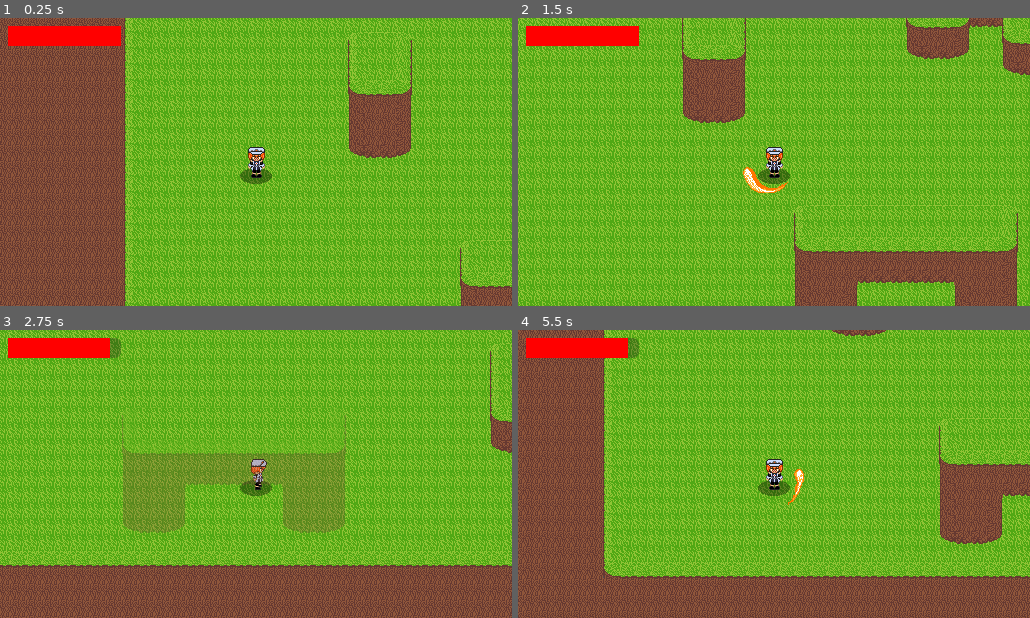
Above: before the commit, frames 1-4 (two rows, left to right).
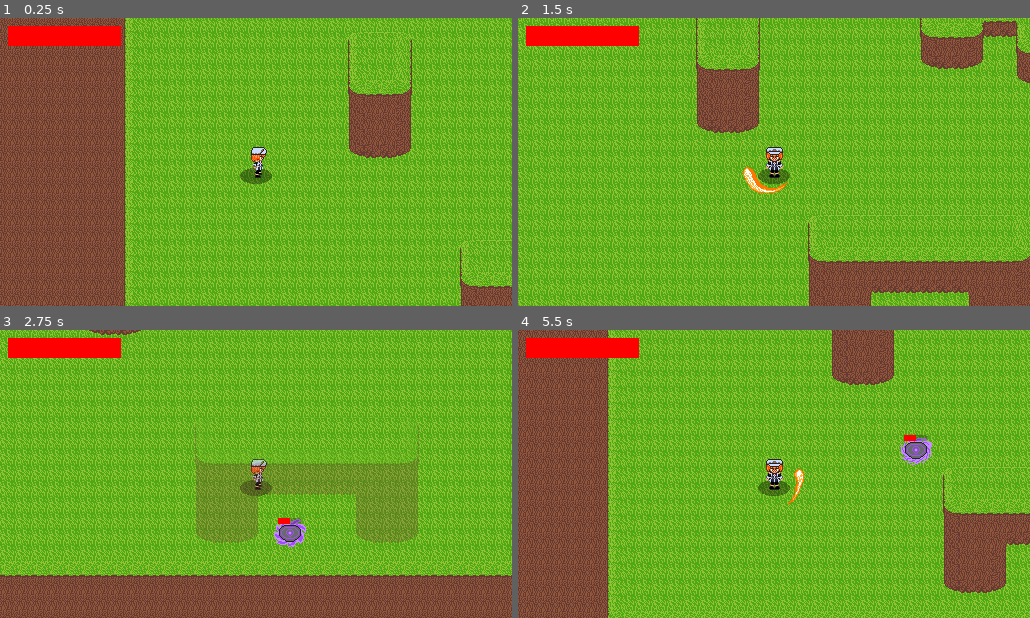
Above: after the commit, the same moments.

Repository: NiroJr/TheHerosFall
Game: Godot game, scene res://Scenes/main.tscn
The game is run twice, just before and just after one commit, with the same random seed, the same clock (stepped at 60 frames per second) and the same inputs.
Inputs (mouse positions are in pixels of both pictures, inside the frame that each line leads up to):
- Up to frame 1 (0.25 s): no input
- Up to frame 2 (1.5 s): tap Enter at 0.5 s; move the mouse to (886, 147) at 0.52 s; hold D (Right) 0.53-1.28 s; tap Q (Dash) at 0.6 s; click (886, 147) at 0.67 s; tap X (sword_swing) at 0.8, 1.35 s; move the mouse to (671, 176) at 1.27 s; hold S (Down) from 1.28 s (still down)
- Up to frame 3 (2.75 s): tap Q (Dash) at 1.55, 2.1 s; move the mouse to (307, 410) at 2.02 s; release S (Down) at 2.03 s; hold D (Right) from 2.03 s (still down); tap X (sword_swing) at 2.3 s
- Up to frame 4 (5.5 s): move the mouse to (748, 531) at 2.77 s; release D (Right) at 2.78 s; hold W (Up) 2.78-3.53 s; tap X (sword_swing) at 2.85, 3.8, 4.35, 5.3 s; click (748, 531) at 2.92 s; tap Q (Dash) at 3.05, 3.6, 4.55, 5.1 s; move the mouse to (927, 517) at 3.52 s; hold A (Left) 3.53-5.03 s; move the mouse to (620, 430) at 4.27 s; move the mouse to (799, 474) at 5.02 s; hold S (Down) from 5.03 s (still down); click (799, 474) at 5.17 s

The runs differ from the first frame. In frame 1, 0.2% of the frame differs, in the area x 48-53%, y 44-56%; in frame 2, 45%; in frame 3, 54%; in frame 4, 58%, in the area x 0-100%, y 0-100%.

Commit message:
Added walking animations, attack knockback, dash timer

Diff:
--- a/Scenes/player.tscn
+++ b/Scenes/player.tscn
@@ -3,21 +3,39 @@
 [ext_resource type="Script" uid="uid://cb1dss3l8ws0u" path="res://Scripts/player.gd" id="1_onrkg"]
 [ext_resource type="Texture2D" uid="uid://bx8ixurtkk4nc" path="res://Assets/MCSprites/characterSprites/IdleSprites/MainChar1.png" id="2_cvnsp"]
 [ext_resource type="Texture2D" uid="uid://clvcdejrp6f3l" path="res://Assets/MCSprites/characterSprites/IdleSprites/MainChar4.png" id="3_x3wgy"]
+[ext_resource type="Texture2D" uid="uid://bpu7nwo8dbowh" path="res://Assets/MCSprites/characterSprites/WalkingSprites/down/MainChar6.png" id="4_0gysh"]
 [ext_resource type="Texture2D" uid="uid://cr7ku3tt1t0hm" path="res://Assets/MCSprites/characterSprites/IdleSprites/MainChar5.png" id="4_3smsa"]
 [ext_resource type="Texture2D" uid="uid://dnhrommmhvo6b" path="res://Assets/MCSprites/characterSprites/IdleSprites/MainChar3.png" id="5_8erm5"]
+[ext_resource type="Texture2D" uid="uid://cr2cw1v1yvgaj" path="res://Assets/MCSprites/characterSprites/WalkingSprites/down/MainChar7.png" id="5_vfarp"]
 [ext_resource type="Texture2D" uid="uid://d2exdcu6qhdmu" path="res://Assets/MCSprites/characterSprites/IdleSprites/MainChar2.png" id="6_f1ek2"]
+[ext_resource type="Texture2D" uid="uid://c2rf5e1rp52vw" path="res://Assets/MCSprites/characterSprites/WalkingSprites/down/MainChar9.png" id="6_y6uwr"]
+[ext_resource type="Texture2D" uid="uid://c71r8pkw011rr" path="res://Assets/MCSprites/characterSprites/WalkingSprites/down/MainChar8.png" id="7_83xs0"]
 [ext_resource type="Texture2D" uid="uid://dvtsqyt8nnv1v" path="res://Assets/MCSprites/attackSprites/fireAttack1.png" id="7_fs7ks"]
 [ext_resource type="Texture2D" uid="uid://u8nksm1b80nx" path="res://Assets/MCSprites/attackSprites/fireAttack2.png" id="8_l6n3p"]
+[ext_resource type="Texture2D" uid="uid://meb2rbw7c4cy" path="res://Assets/MCSprites/characterSprites/WalkingSprites/down/MainChar11.png" id="8_ypfnu"]
 [ext_resource type="Texture2D" uid="uid://bpvmumcw7ubxj" path="res://Assets/MCSprites/attackSprites/fireAttack3.png" id="9_olqyp"]
+[ext_resource type="Texture2D" uid="uid://q7pbqymvgrbo" path="res://Assets/MCSprites/characterSprites/WalkingSprites/down/MainChar10.png" id="9_xuaoq"]
 [ext_resource type="Texture2D" uid="uid://bllr5fx03wofs" path="res://Assets/MCSprites/attackSprites/fireAttack4.png" id="10_wpjfl"]
 [ext_resource type="Texture2D" uid="uid://c8w0roh5ng0md" path="res://Assets/MCSprites/attackSprites/fireAttack5.png" id="11_bi64h"]
+[ext_resource type="Texture2D" uid="uid://cxmvtn5nrfkgu" path="res://Assets/MCSprites/parrySprites/parryShield1.png" id="11_qpa8y"]
 [ext_resource type="Texture2D" uid="uid://bt2gn60veo0nn" path="res://Assets/MCSprites/attackSprites/fireAttack6.png" id="12_2ijsl"]
+[ext_resource type="Texture2D" uid="uid://wvxf1tneetcr" path="res://Assets/MCSprites/parrySprites/parryShield2.png" id="12_sbwqj"]
 [ext_resource type="Texture2D" uid="uid://dfttfrc0xaily" path="res://Assets/MCSprites/attackSprites/fireAttack7.png" id="13_p1odr"]
+[ext_resource type="Texture2D" uid="uid://vfvlbg3a3mvj" path="res://Assets/MCSprites/parrySprites/parryShield3.png" id="13_xwi16"]
 [ext_resource type="Texture2D" uid="uid://bdg263dbb0t1l" path="res://Assets/MCSprites/attackSprites/fireAttack8.png" id="14_0gysh"]
+[ext_resource type="Texture2D" uid="uid://cxyk34qo47f2" path="res://Assets/MCSprites/parrySprites/parryShield5.png" id="14_sweqm"]
+[ext_resource type="Texture2D" uid="uid://2bfrvcakye0m" path="res://Assets/MCSprites/characterSprites/WalkingSprites/up/MainChar22.png" id="14_wohnl"]
+[ext_resource type="Texture2D" uid="uid://dqoh2m2ywbgod" path="res://Assets/MCSprites/characterSprites/WalkingSprites/up/MainChar23.png" id="15_36dho"]
+[ext_resource type="Texture2D" uid="uid://d6ns6k0w7cpw" path="res://Assets/MCSprites/parrySprites/parryShield4.png" id="15_ph33w"]
 [ext_resource type="Texture2D" uid="uid://cey0ehk1c6utm" path="res://Assets/MCSprites/attackSprites/fireAttack9.png" id="15_vfarp"]
+[ext_resource type="Texture2D" uid="uid://d2x5uw8hix84e" path="res://Assets/MCSprites/parrySprites/parryShield6.png" id="16_7ldla"]
 [ext_resource type="Texture2D" uid="uid://666dgaiu6bp0" path="res://Assets/MCSprites/attackSprites/fireAttack10.png" id="16_y6uwr"]
+[ext_resource type="Texture2D" uid="uid://dd8l73r6fflhl" path="res://Assets/MCSprites/characterSprites/WalkingSprites/up/MainChar24.png" id="16_yh6i2"]
 [ext_resource type="Texture2D" uid="uid://ba6731eua4m7" path="res://Assets/MCSprites/attackSprites/fireAttack11.png" id="17_83xs0"]
+[ext_resource type="Texture2D" uid="uid://cn17glcr41ebq" path="res://Assets/MCSprites/characterSprites/WalkingSprites/up/MainChar26.png" id="17_nv4vc"]
+[ext_resource type="Texture2D" uid="uid://b20bsd0p7tepl" path="res://Assets/MCSprites/characterSprites/WalkingSprites/up/MainChar25.png" id="18_8gxox"]
 [ext_resource type="Texture2D" uid="uid://c1os5dfj0jy05" path="res://Assets/MCSprites/attackSprites/fireAttack12.png" id="18_ypfnu"]
+[ext_resource type="Texture2D" uid="uid://yy7vk3hxo4vh" path="res://Assets/MCSprites/characterSprites/WalkingSprites/up/MainChar27.png" id="19_11gg7"]
 [ext_resource type="Texture2D" uid="uid://c52l7eh5v3une" path="res://Assets/MCSprites/attackSprites/fireAttack13.png" id="19_xuaoq"]
 [ext_resource type="Script" uid="uid://by7the4dvfk15" path="res://Scripts/shadow.gd" id="20_l6n3p"]
 
@@ -31,43 +49,136 @@
 animations = [{
 "frames": [{
 "duration": 1.0,
+"texture": ExtResource("3_x3wgy")
+}],
+"loop": 1,
+"name": &"downRight_idle",
+"speed": 5.0
+}, {
+"frames": [{
+"duration": 1.0,
+"texture": ExtResource("3_x3wgy")
+}],
+"loop": 1,
+"name": &"downRight_walk",
+"speed": 12.0
+}, {
+"frames": [{
+"duration": 1.0,
 "texture": ExtResource("2_cvnsp")
 }],
 "loop": 1,
-"name": &"down",
+"name": &"down_idle",
+"speed": 12.0
+}, {
+"frames": [{
+"duration": 1.0,
+"texture": ExtResource("4_0gysh")
+}, {
+"duration": 1.0,
+"texture": ExtResource("5_vfarp")
+}, {
+"duration": 1.0,
+"texture": ExtResource("7_83xs0")
+}, {
+"duration": 1.0,
+"texture": ExtResource("8_ypfnu")
+}, {
+"duration": 1.0,
+"texture": ExtResource("9_xuaoq")
+}, {
+"duration": 1.0,
+"texture": ExtResource("6_y6uwr")
+}],
+"loop": 1,
+"name": &"down_walk",
+"speed": 12.0
+}, {
+"frames": [{
+"duration": 1.0,
+"texture": ExtResource("11_qpa8y")
+}, {
+"duration": 1.0,
+"texture": ExtResource("12_sbwqj")
+}, {
+"duration": 1.0,
+"texture": ExtResource("13_xwi16")
+}, {
+"duration": 1.0,
+"texture": ExtResource("14_sweqm")
+}, {
+"duration": 1.0,
+"texture": ExtResource("15_ph33w")
+}, {
+"duration": 1.0,
+"texture": ExtResource("16_7ldla")
+}],
+"loop": 1,
+"name": &"parry",
+"speed": 12.0
+}, {
+"frames": [{
+"duration": 1.0,
+"texture": ExtResource("4_3smsa")
+}],
+"loop": 1,
+"name": &"right_idle",
 "speed": 5.0
 }, {
 "frames": [{
 "duration": 1.0,
-"texture": ExtResource("3_x3wgy")
-}],
-"loop": 1,
-"name": &"downRight",
+"texture": ExtResource("4_3smsa")
+}],
+"loop": 1,
+"name": &"right_walk",
+"speed": 12.0
+}, {
+"frames": [{
+"duration": 1.0,
+"texture": ExtResource("6_f1ek2")
+}],
+"loop": 1,
+"name": &"upRight_idle",
 "speed": 5.0
 }, {
 "frames": [{
 "duration": 1.0,
-"texture": ExtResource("4_3smsa")
-}],
-"loop": 1,
-"name": &"right",
+"texture": ExtResource("6_f1ek2")
+}],
+"loop": 1,
+"name": &"upRight_walk",
+"speed": 12.0
+}, {
+"frames": [{
+"duration": 1.0,
+"texture": ExtResource("5_8erm5")
+}],
+"loop": 1,
+"name": &"up_idle",
 "speed": 5.0
 }, {
 "frames": [{
 "duration": 1.0,
-"texture": ExtResource("5_8erm5")
-}],
-"loop": 1,
-"name": &"up",
-"speed": 5.0
-}, {
-"frames": [{
-"duration": 1.0,
-"texture": ExtResource("6_f1ek2")
-}],
-"loop": 1,
-"name": &"upRight",
-"speed": 5.0
+"texture": ExtResource("14_wohnl")
+}, {
+"duration": 1.0,
+"texture": ExtResource("15_36dho")
+}, {
+"duration": 1.0,
+"texture": ExtResource("16_yh6i2")
+}, {
+"duration": 1.0,
+"texture": ExtResource("17_nv4vc")
+}, {
+"duration": 1.0,
+"texture": ExtResource("18_8gxox")
+}, {
+"duration": 1.0,
+"texture": ExtResource("19_11gg7")
+}],
+"loop": 1,
+"name": &"up_walk",
+"speed": 12.0
 }]
 
 [sub_resource type="CircleShape2D" id="CircleShape2D_fkwtr"]
@@ -158,8 +269,6 @@
 collision_mask = 2
 motion_mode = 1
 script = ExtResource("1_onrkg")
-c1_a = 39.2
-c2_a = 120.0
 
 [node name="Shadow" type="Node2D" parent="." unique_id=431461792]
 position = Vector2(0, 14)
@@ -181,7 +290,7 @@
 
 [node name="PlayerSprite" type="AnimatedSprite2D" parent="." unique_id=1537809165]
 sprite_frames = SubResource("SpriteFrames_xrrqc")
-animation = &"down"
+animation = &"parry"
 
 [node name="SwordSwing" type="Node2D" parent="." unique_id=794402511]
 z_index = 10
--- a/Scripts/basic_enemy.gd
+++ b/Scripts/basic_enemy.gd
@@ -3,7 +3,7 @@
 
 var speed = 75.0
 var player: Node2D
-
+var direction := Vector2.ZERO
 const MAX_HEALTH := 100
 var health := MAX_HEALTH
 @onready var health_bar = $HealthBar
@@ -23,7 +23,7 @@
 		velocity = Vector2.ZERO
 		return
 
-	var direction = global_position.direction_to(
+	direction = global_position.direction_to(
 		player.global_position
 	)
 
@@ -46,9 +46,12 @@
 func take_damage(amount: int):
 	health = clampi(health - amount, 0, MAX_HEALTH)
 	health_bar.value = health
-
 	if(health <= 0):
 		queue_free()
+	#knockback on attacks
+	var tween = create_tween()
+	var target_position = position + direction*-40
+	tween.tween_property(self, "position", target_position, 0.25)
 
 
 func _on_hit_box_area_entered(area: Area2D) -> void:
--- a/Scripts/player.gd
+++ b/Scripts/player.gd
@@ -1,8 +1,5 @@
 extends CharacterBody2D
 
-@export var c1_a :float
-@export var c2_a :float
-#@export var c3_a :float
 @onready var main = get_tree().current_scene
 @onready var projectile = load("res://Scenes/projectile.tscn")
 @onready var timer: Timer = get_parent().get_node("ShootCooldown")
@@ -18,6 +15,7 @@
 var is_swinging := false;
 var buffered_swing := false;
 var is_dashing := false;
+var can_dash = true;
 var attack_dash_dist := 20
 var attack_dash_dur := 0.2
 var dash_dir = Vector2(0,0)
@@ -70,14 +68,22 @@
 	Input.set_custom_mouse_cursor(crosshairReady, Input.CURSOR_ARROW, Vector2(16, 16))
 
 const Animations := [
-	"right",
-	"downRight",
-	"down",
-	"downRight", #downLeft
-	"right",  #left
-	"upRight", #upLeft
-	"up",
-	"upRight"
+	"right_walk",
+	"downRight_walk",
+	"down_walk",
+	"downRight_walk", #downLeft
+	"right_walk",  #left
+	"upRight_walk", #upLeft
+	"up_walk",
+	"upRight_walk",
+	"right_idle",
+	"downRight_idle",
+	"down_idle",
+	"downRight_idle", #downLeft
+	"right_idle",  #left
+	"upRight_idle", #upLeft
+	"up_idle",
+	"upRight_idle"
 ]
 func _physics_process(_delta: float) -> void:
 	# Get the input direction and handle the movement/deceleration.
@@ -89,8 +95,10 @@
 		vDirection = Input.get_axis("Up", "Down")
 
 	if Input.is_action_just_pressed("Dash") && (!is_swinging):
-		if(!is_dashing):
+		if(!is_dashing && can_dash):
 			_dash(80, 0.15);
+			await get_tree().create_timer(0.5).timeout
+			can_dash = true;
 	if(is_dashing):
 		velocity = dash_dir*(attack_dash_dist/attack_dash_dur)
 	else:
@@ -125,6 +133,7 @@
 		$PlayerSprite.play(Animations[sprite_index]);
 	else:
 		$PlayerSprite.stop()
+		$PlayerSprite.play(Animations[sprite_index+8])
 		$PlayerSprite.frame = 0;
 	move_with_elevation(_delta)
 
@@ -145,8 +154,10 @@
 			buffered_swing = true;
 		else:
 			sword_swing()
+		is_dashing = false
 
 func _dash(dist: int, speed: float)-> void:
+	can_dash = false
 	is_dashing = true
 	dash_dir = Vector2.RIGHT.rotated(facing_angle)
 	attack_dash_dist = dist
